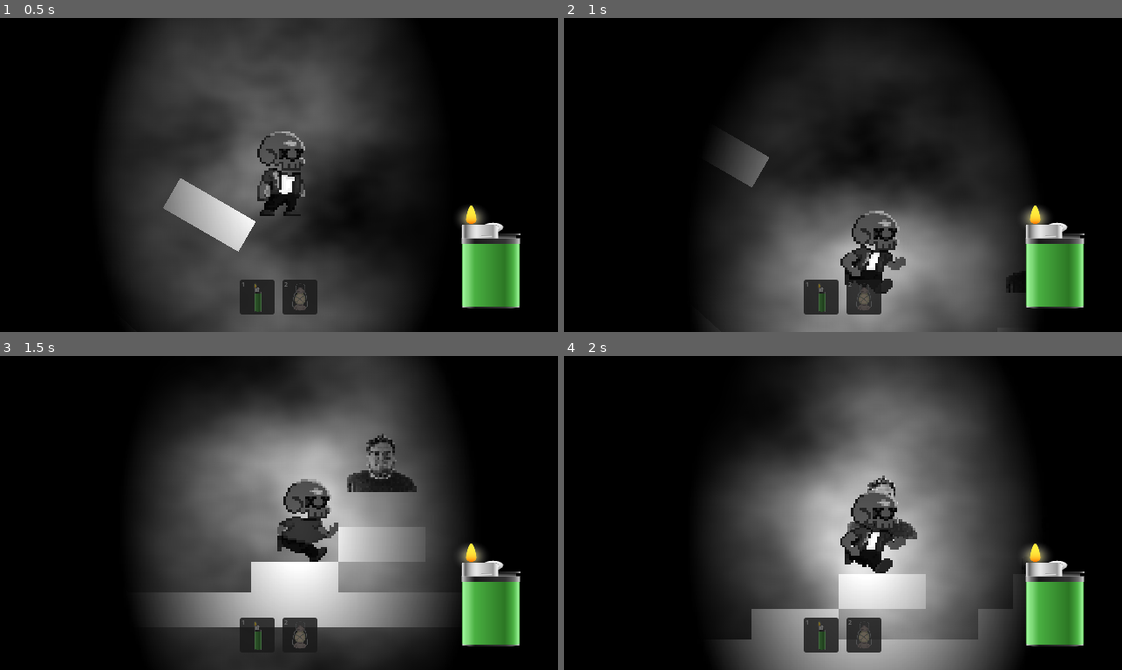
Above: before the commit, frames 1-4 (two rows, left to right).
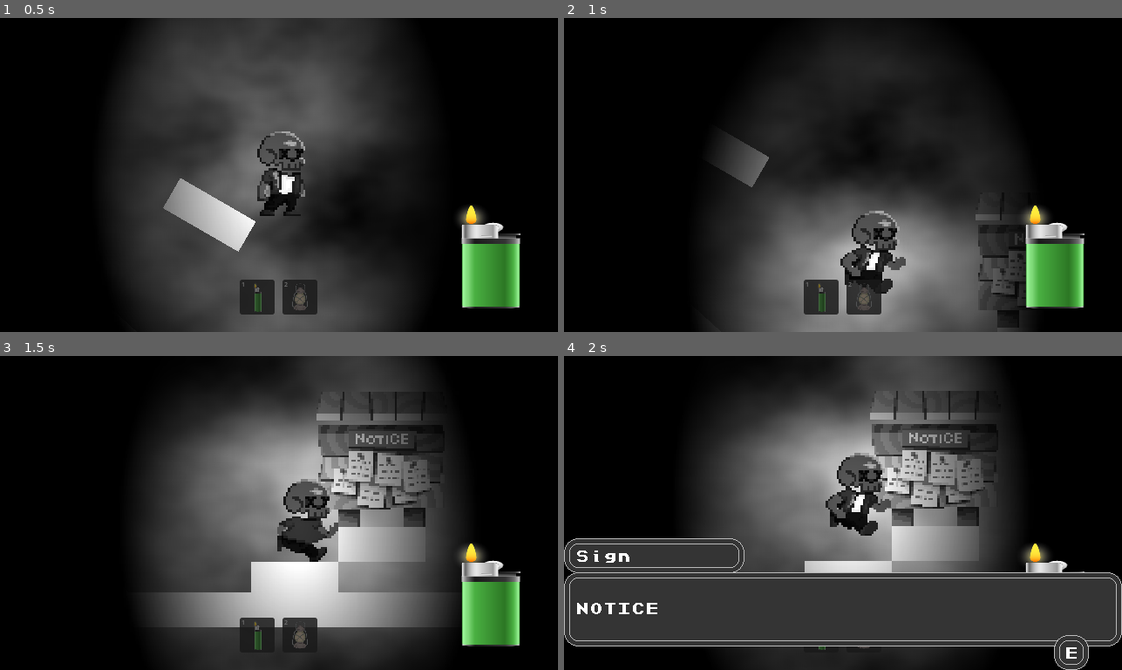
Above: after the commit, the same moments.

Repository: zach-sousa-dev/monochrome-game-jam
Game: Godot game, scene res://scenes/zach-scene.tscn
Same seed, same stepped clock (60 frames per second), same inputs: the game is played once before the commit and once after it. Sound files missing from this copy of the repository are replaced by a short silence.
Inputs (mouse positions are in pixels of both pictures, inside the frame that each line leads up to):
- Up to frame 1 (0.5 s): no input
- Up to frame 2 (1 s): tap Enter at 0.5 s; move the mouse to (815, 237) at 0.52 s; hold D (right) from 0.53 s (still down); tap E (interact) at 0.6 s; tap Space (jump) at 0.77 s
- Up to frame 3 (1.5 s): keep holding D (right); move the mouse to (446, 560) at 1.27 s; tap C (cycle_fire) at 1.35 s
- Up to frame 4 (2 s): keep holding D (right); tap Space (jump) at 1.52 s; tap E (interact) at 1.55 s

Frame 1 is identical in both runs. In frame 2, 0.6% of the frame differs, in the area x 73-83%, y 61-98%; in frame 3, 4.5%; in frame 4, 42%, in the area x 0-100%, y 0-100%.

Commit message:
fixed demo sign

Diff:
--- a/scenes/npc/npc.gd
+++ b/scenes/npc/npc.gd
@@ -46,7 +46,7 @@
 			current_speech_index = 0
 			get_tree().paused = false
 			dialog_complete.emit()
-			print("dialog complete")
+			#print("dialog complete")
 			return
 
 		# construct new dialog box
--- a/scenes/zach-scene.tscn
+++ b/scenes/zach-scene.tscn
@@ -3,6 +3,7 @@
 [ext_resource type="PackedScene" uid="uid://dd4d7wdo1184u" path="res://scenes/player/player.tscn" id="1_ia4q5"]
 [ext_resource type="Script" uid="uid://c66jua0epg6uf" path="res://scenes/npc/speech.gd" id="2_hrqc2"]
 [ext_resource type="PackedScene" uid="uid://di5cl76maifjy" path="res://scenes/npc/npc.tscn" id="3_qlt7d"]
+[ext_resource type="Texture2D" uid="uid://sqgomagrdbto" path="res://assets/sprites/npcs/placeholder/sign.png" id="3_rx80j"]
 
 [sub_resource type="FastNoiseLite" id="FastNoiseLite_qlt7d"]
 
@@ -68,6 +69,20 @@
 name = "Sign"
 dialog = "Hah, gottem."
 metadata/_custom_type_script = "uid://c66jua0epg6uf"
+
+[sub_resource type="SpriteFrames" id="SpriteFrames_qlt7d"]
+animations = [{
+"frames": [{
+"duration": 1.0,
+"texture": ExtResource("3_rx80j")
+}],
+"loop": 1,
+"name": &"idle",
+"speed": 5.0
+}]
+
+[sub_resource type="RectangleShape2D" id="RectangleShape2D_hrqc2"]
+size = Vector2(60, 62)
 
 [sub_resource type="Resource" id="Resource_6nf5r"]
 script = ExtResource("2_hrqc2")
@@ -151,6 +166,15 @@
 voice_sound = null
 speeches = Array[ExtResource("2_hrqc2")]([SubResource("Resource_rx80j"), SubResource("Resource_0vcjt"), SubResource("Resource_grteb"), SubResource("Resource_nc6ft")])
 
+[node name="AnimatedSprite2D" parent="Sign" index="0" unique_id=9266485]
+sprite_frames = SubResource("SpriteFrames_qlt7d")
+autoplay = "default"
+frame_progress = 0.0
+
+[node name="CollisionShape2D" parent="Sign" index="1" unique_id=1584941531]
+position = Vector2(0, 1)
+shape = SubResource("RectangleShape2D_hrqc2")
+
 [node name="NPC" parent="." unique_id=1249647520 instance=ExtResource("3_qlt7d")]
 position = Vector2(196, 80)
 player_group = "player"
@@ -250,3 +274,5 @@
 floor_snap_length = 8.0
 cam_path = NodePath("../Camera2D")
 cam_speed = 0.1
+
+[editable path="Sign"]
